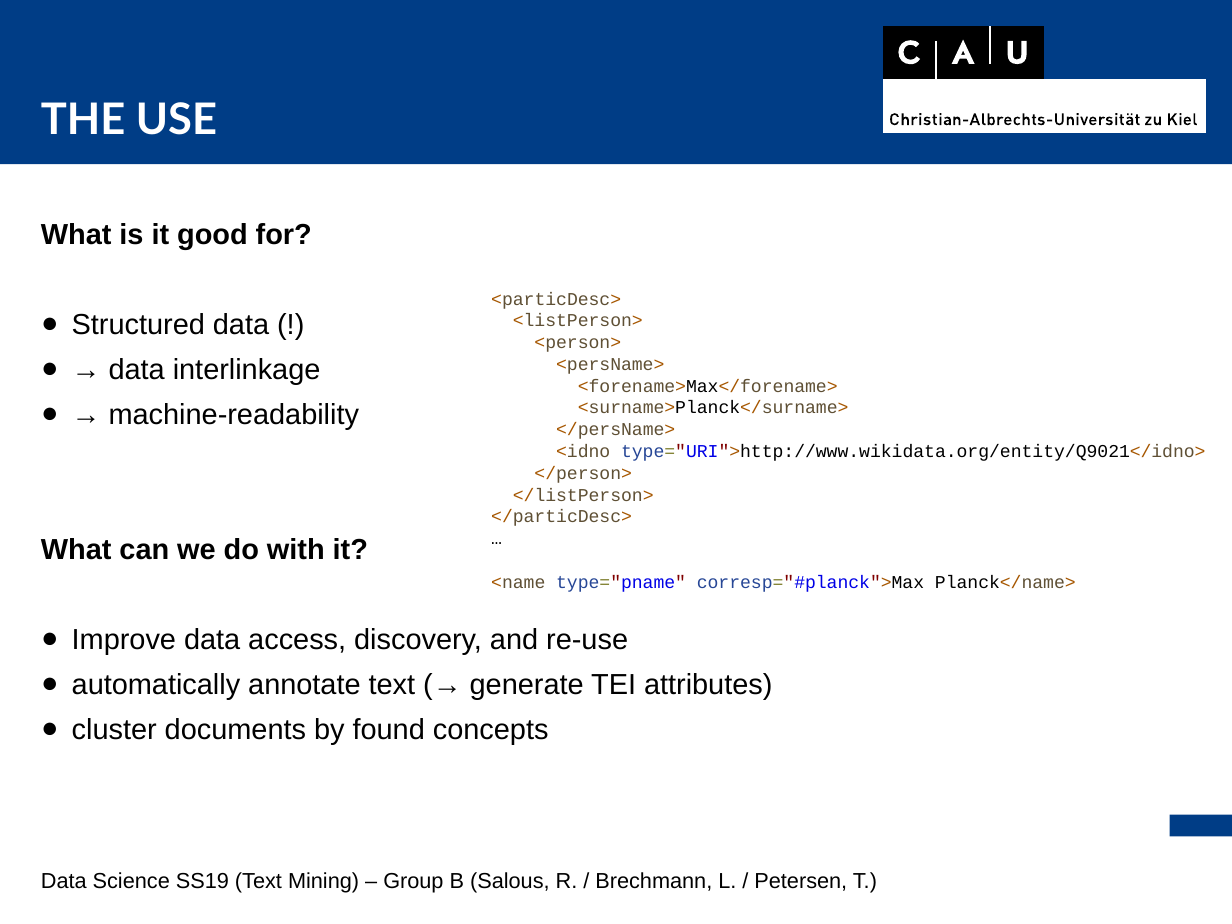
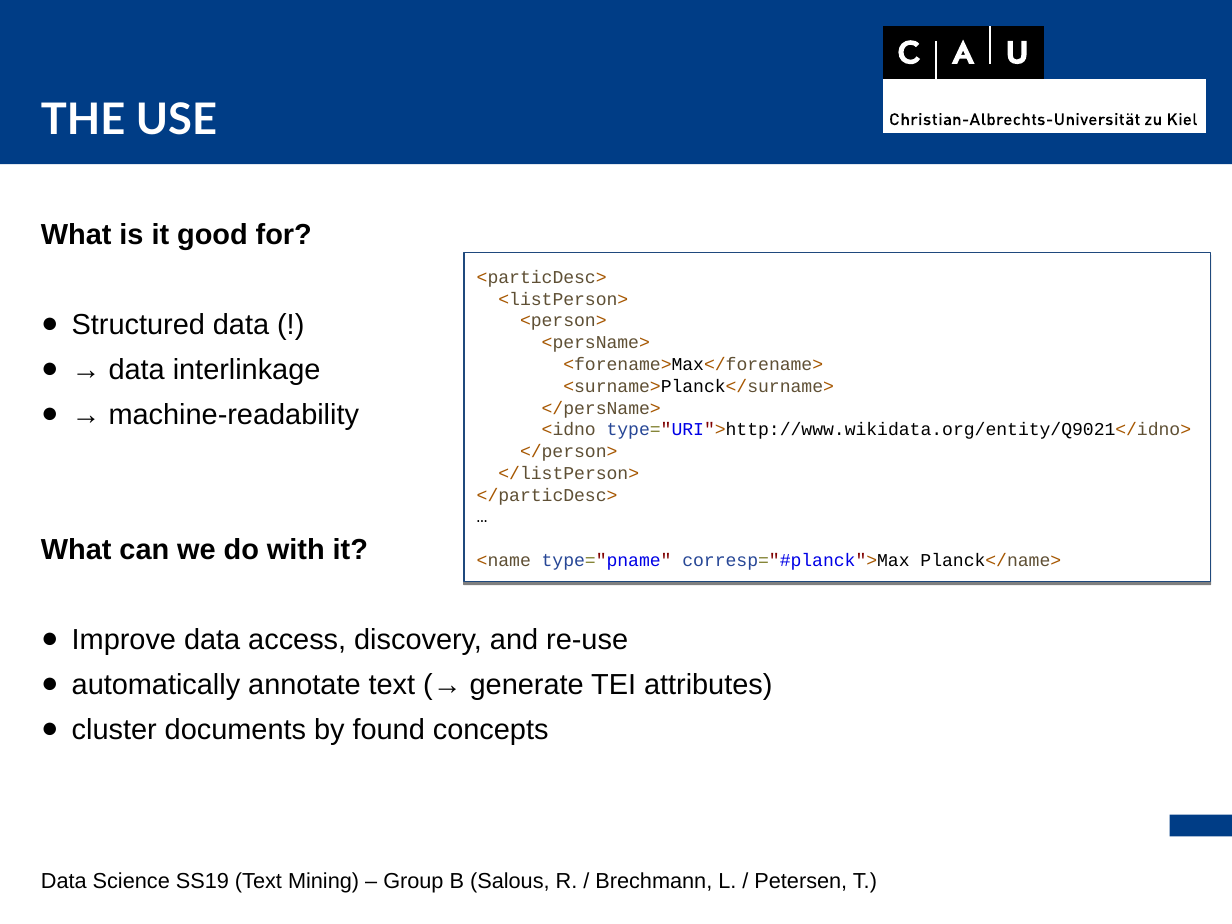
Before and after one commit to thorge/concept-ranking, a slide deck: slide 8 of presentation/pres.odp. Drawn at 1232x924 pixels with LibreOffice and Linux fonts; fonts in the diff are those of the drawing. Boxes give left, top, right and bottom in pixels: in the first picture for what was removed or moved away, otherwise in the second. Text is boxed around its words. In the diff, an @@ line names an element or a change of style, - is before the commit and + after.

```diff
--- a/presentation/pres.odp
+++ b/presentation/pres.odp
@@ text "<particDesc>": place and size @@
-text "<particDesc>" at box(491, 292, 1206, 592)
+text "<particDesc>" at box(477, 270, 1192, 570)
@@ rectangle added at box(464, 252, 1211, 581), fill #FFFFFF, outline #1F497D 0.74 pt @@
```
Also in this commit, not shown: 4 other slides changed.
